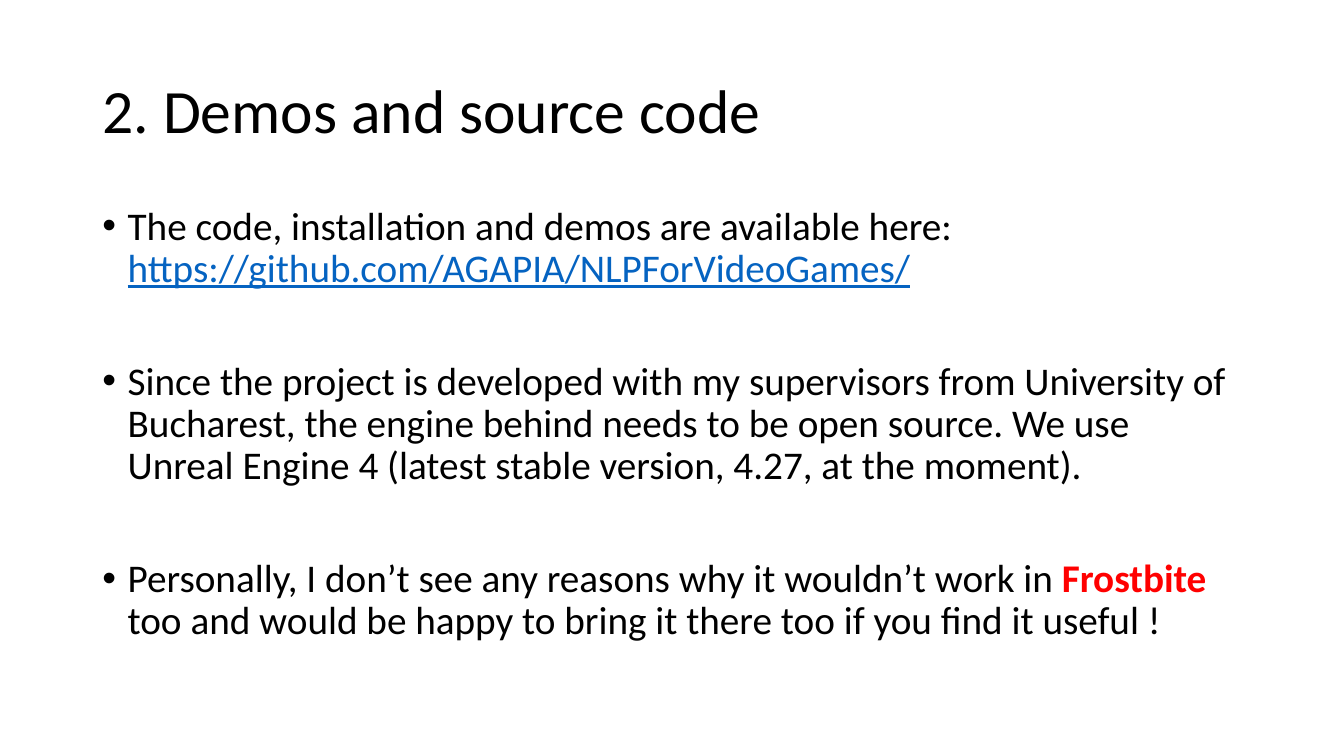
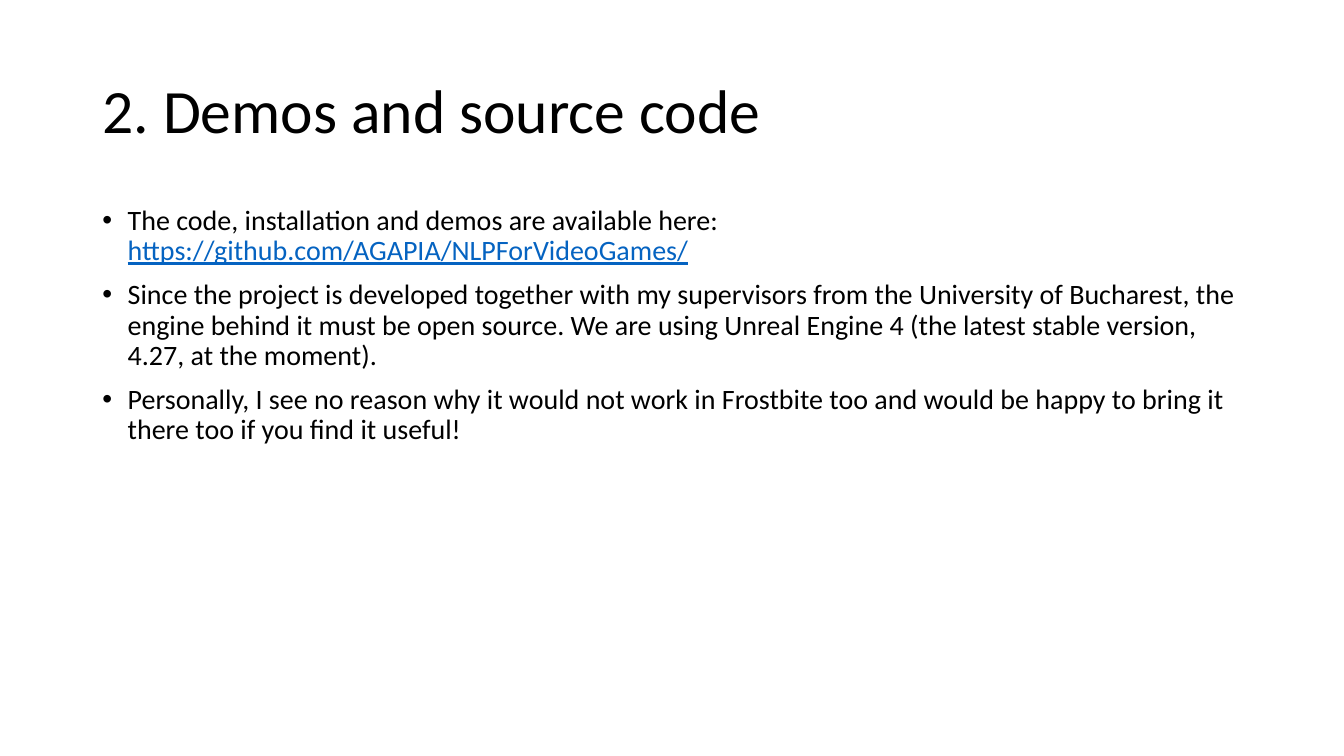
Before and after one commit to AGAPIA/NLPForVideoGames, a slide deck: slide 4 of Presentation/Slides.pptx (slide 3 before the commit). Drawn at 1344x756 pixels with LibreOffice and Linux fonts; fonts in the diff are those of the drawing. Boxes give left, top, right and bottom in pixels: in the first picture for what was removed or moved away, otherwise in the second. Text is boxed around its words. In the diff, an @@ line names an element or a change of style, - is before the commit and + after.

```diff
--- a/Presentation/Slides.pptx
+++ b/Presentation/Slides.pptx
@@ text at <box>128,210,718,265</box>: size 28 to 20 pt in "The code, installation and demos are available ..." @@
@@ text at <box>128,284,1234,444</box>: text changed; size 28 to 20 pt @@
-• Since the project is developed with my supervisors from University of Bucharest, the engine behind needs to be open source. We use Unreal Engine 4 (latest stable version, 4.27, at the moment).
-• Personally, I don’t see any reasons why it wouldn’t work in Frostbite too and would be happy to bring it there too if you find it useful !
+• Since the project is developed together with my supervisors from the University of Bucharest, the engine behind it must be open source. We are using Unreal Engine 4 (the latest stable version, 4.27, at the moment).
+• Personally, I see no reason why it would not work in Frostbite too and would be happy to bring it there too if you find it useful!
```
Also in this commit, not shown: 12 other slides changed, 2 slides added.
